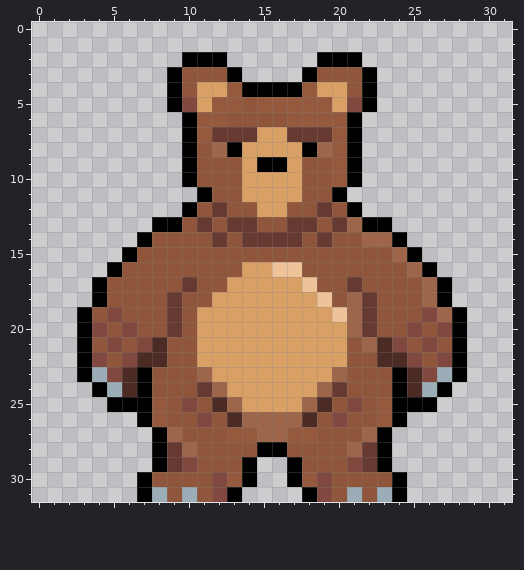
Pixel-art sprite, stored at sources/img/animations/idle2.png. This is how it looked before the edit.
The file is 32x32 pixels.
Now the later version:
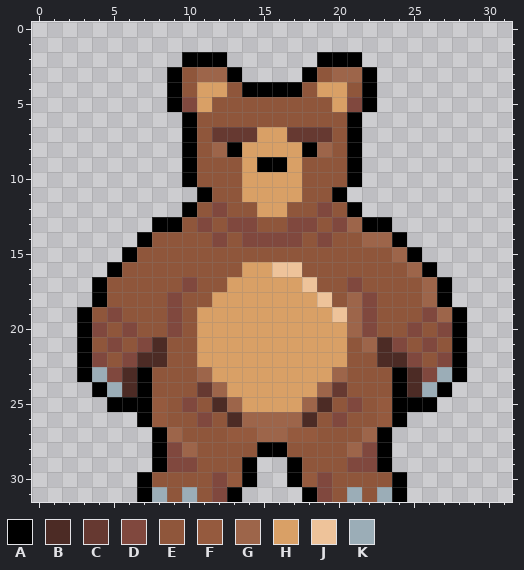
Palette (. is transparent): A #000000  B #4c2b25  C #663931  D #80483e  E #8f563b  F #955a3e  G #9d654a  H #d9a066  J #eec39a  K #9badb7
From the commit log: update idle and animation speed
Changes in this commit:
Colour D replaces colour C in row 12 at x 12 and 19; in row 13 at x 11, 13 to 14, 17 to 18 and 20; in row 14 at x 12, 14 to 17 and 19; in row 17 at x 10 and 21; in rows 18 to 20 at x 9 and 22; in rows 28 to 29 at x 9 and 22.
Colour E replaces colour F in row 4 at x 13 and 18; in row 5 at x 12 to 13 and 15 to 19; in row 6 at x 11 to 12 and 17 to 20; in row 7 at x 11 and 20; in rows 8 to 10 at x 20.
Colour G replaces colour E in row 3 at x 11 to 12 and 20 to 21.
